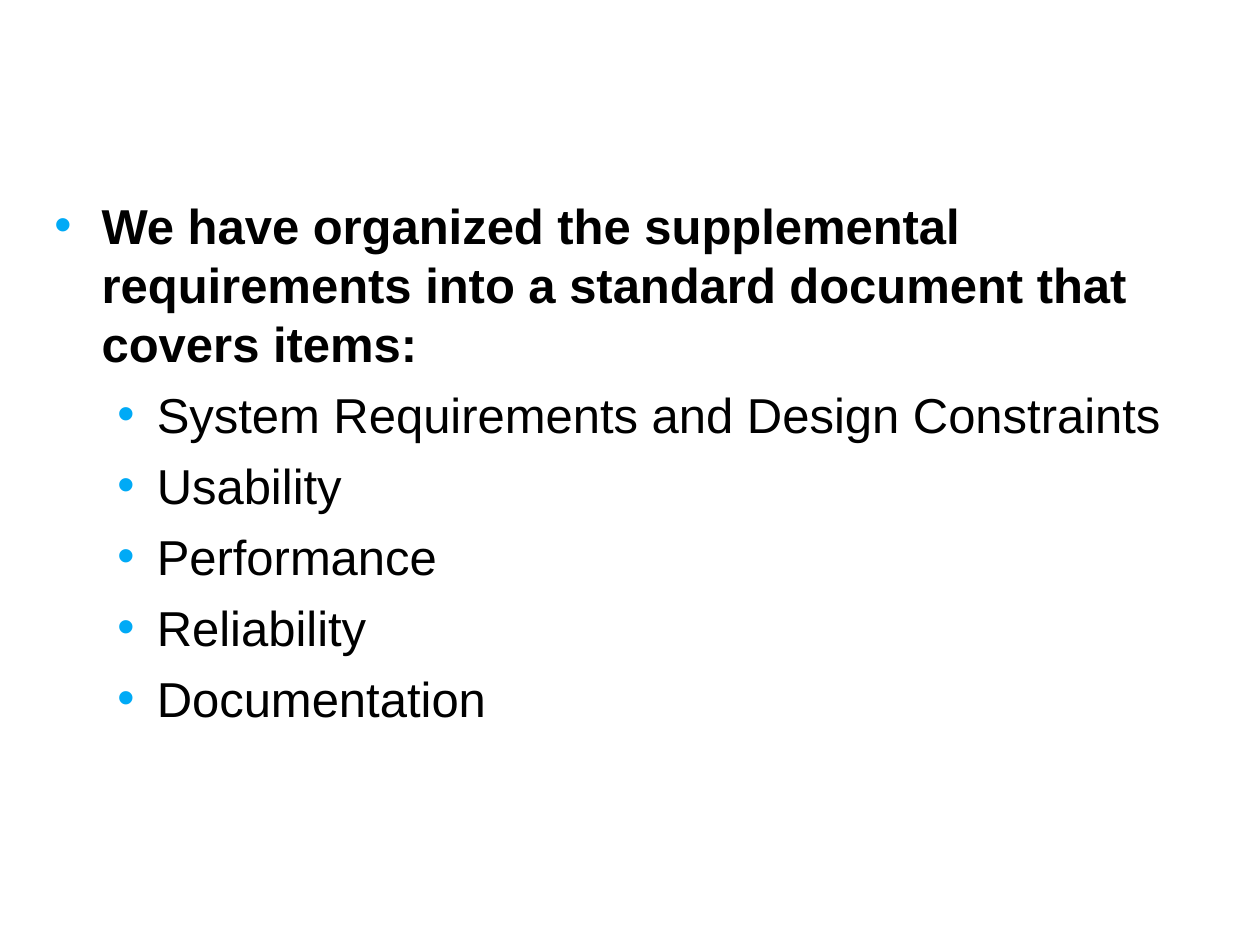
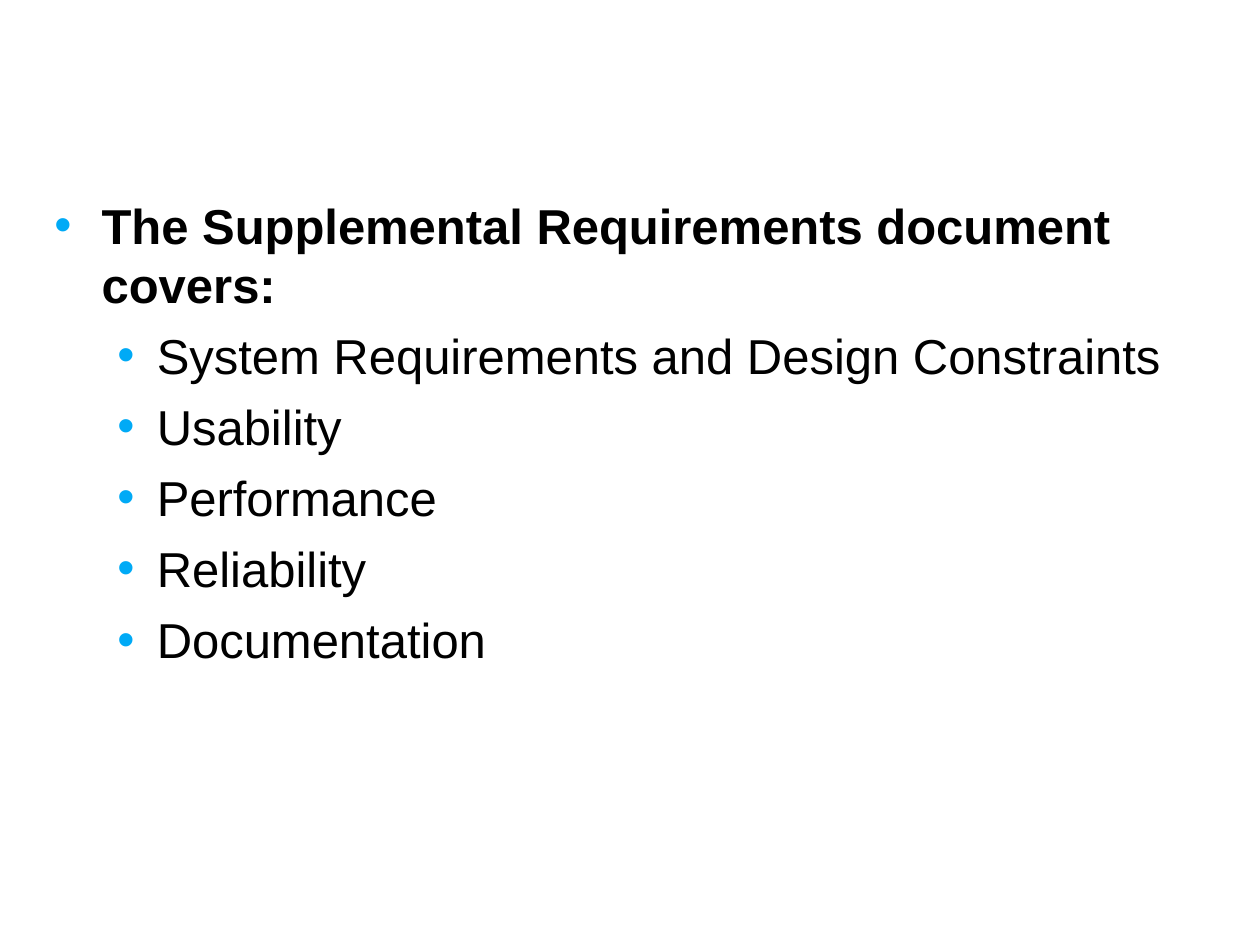
Before and after one commit to NCIP/caarray-docs, a slide deck: slide 9 of project_management/reports/development_to_qa_handoff.ppt. Drawn at 1260x945 pixels with LibreOffice and Linux fonts; fonts in the diff are those of the drawing; background and template pictures are left out. Boxes give left, top, right and bottom in pixels: in the first picture for what was removed or moved away, otherwise in the second. Text is boxed around its words. In the diff, an @@ line names an element or a change of style, - is before the commit and + after.

Commit message:
updates to slides for first three agenda items

```diff
--- a/project_management/reports/development_to_qa_handoff.ppt
+++ b/project_management/reports/development_to_qa_handoff.ppt
@@ text at (102,208,1110,304): text changed @@
-• We have organized the supplemental requirements into a standard document that covers items:
+• The Supplemental Requirements document covers:
```
Also in this commit, not shown: 10 other slides changed, 4 slides added, 3 slides removed.
